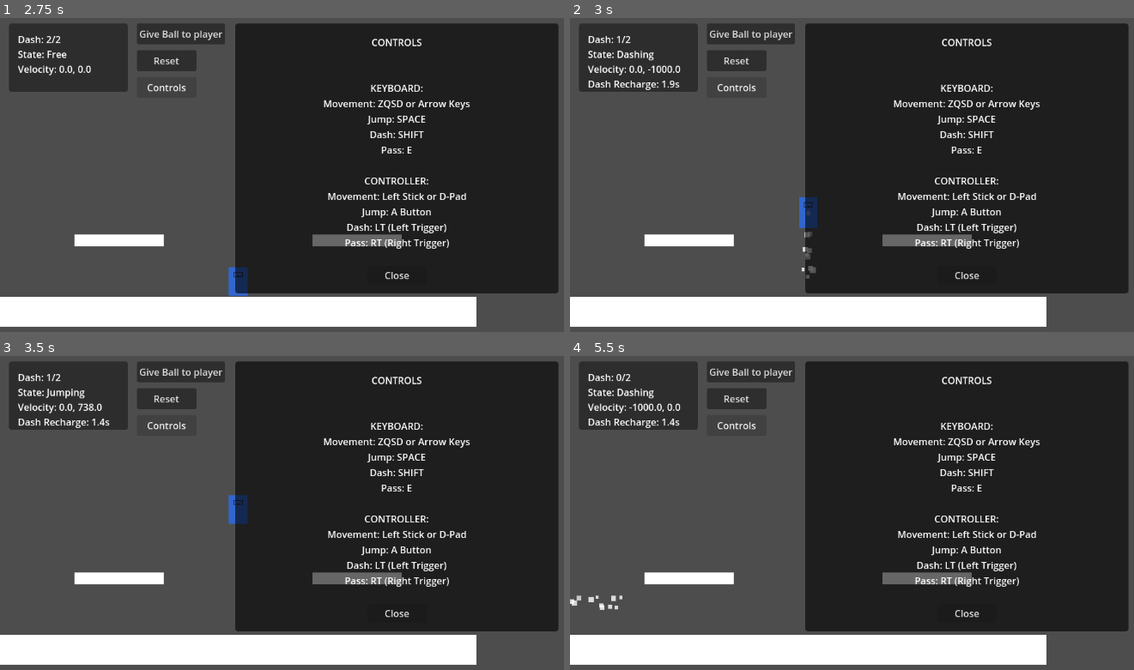
Above: before the commit, frames 1-4 (two rows, left to right).
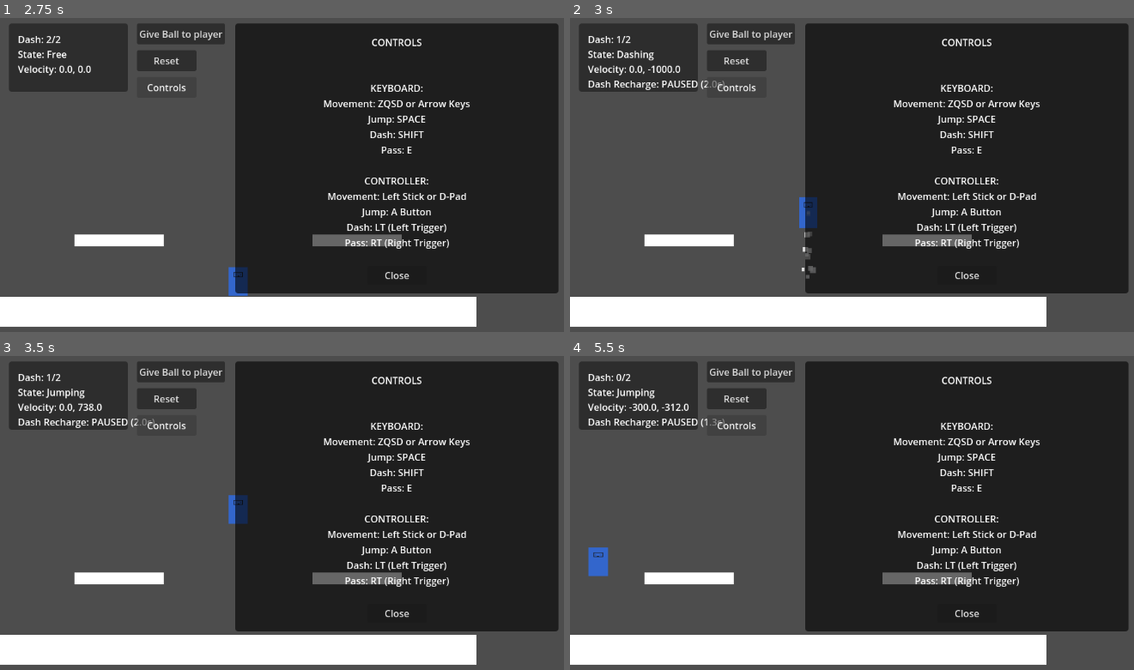
Above: after the commit, the same moments.

Repository: SinelVinesh/pixel-dunk
Game: Godot game, scene res://scenes/test/PlayerTest.tscn
Same seed, same stepped clock (60 frames per second), same inputs: the game is played once before the commit and once after it.
Inputs:
- Up to frame 1 (2.75 s): click "Give Ball to player" at 0.5 s; click "Reset" at 1.25 s; click "Controls" at 2 s
- Up to frame 2 (3 s): tap Enter at 2.75 s; hold Z (move_up) from 2.78 s (still down); tap Shift (dash) at 2.85 s
- Up to frame 3 (3.5 s): keep holding Z (move_up); tap Space (jump) at 3.02 s; tap E (pass) at 3.05 s
- Up to frame 4 (5.5 s): tap E (pass) at 3.6, 4.55, 5.1 s; tap Space (jump) at 3.77, 5.27 s; tap Shift (dash) at 3.8, 4.35, 5.3 s; release Z (move_up) at 4.28 s; hold Q (move_left) from 4.28 s (still down)

Frame 1 is identical in both runs. In frame 2, 0.1% of the frame differs, in the area x 16-28%, y 19-23%; in frame 3, 0.1%; in frame 4, 0.8%, in the area x 0-28%, y 10-81%.

Commit message:
✨ PXD-44 - Dash recharge

Diff:
--- a/entities/player/Player.gd
+++ b/entities/player/Player.gd
@@ -43,6 +43,12 @@
 @export var max_dash_count: int = 2
 ## Time in seconds to recharge one dash
 @export var dash_recharge_time: float = 2.0
+## Only recharge dashes when player is on the ground
+@export var recharge_only_on_ground: bool = true
+## Pause the dash recharge timer when dashing
+@export var pause_recharge_when_dashing: bool = true
+## Reset the dash recharge timer after a dash is used
+@export var reset_timer_after_dash: bool = true
 
 @export_group("Game")
 ## Maximum distance for passing the ball to teammates
@@ -377,8 +383,12 @@
 
 	# Start recharging if this is the first dash used
 	if dash_count == max_dash_count - 1:
+		if reset_timer_after_dash:
+			# Reset the timer to full duration
+			dash_cooldown_timer.stop()
+
+		# Start the timer (will be managed by manage_dash_cooldown)
 		dash_cooldown_timer.start()
-		###! PS: Dash cooldown timer pause state is already managed in manage_dash_cooldown() - Abdoul
 
 	# Visual and audio feedback
 	dash_particles.emitting = true  # Start particle effect
@@ -401,8 +411,6 @@
 	# Reset velocity when picking up the ball to prevent momentum carrying over
 	velocity = Vector2.ZERO
 
-	###! PS: Dash cooldown timer pause state is already managed in manage_dash_cooldown() - Abdoul
-
 	# Note: Logic to attach ball to the player would go here
 	# ball.player_picked_up(self)
 
@@ -415,8 +423,6 @@
 	var teammate = find_nearest_teammate()
 	has_ball = false
 	current_state = PlayerState.JUMPING
-
-	###! PS: Dash cooldown timer pause state is already managed in manage_dash_cooldown() - Abdoul
 
 	# Play pass sound
 	pass_sound.play()
@@ -465,20 +471,36 @@
 	var speed_factor = clamp(velocity.length() / move_speed, 0.5, 2.0)
 	animation_player.speed_scale = speed_factor
 
-# Manage the dash cooldown timer based on ball possession
+# Manage the dash cooldown timer based on player state and options
 func manage_dash_cooldown() -> void:
-	# Start the timer if it's not running and we need to recharge
-	if dash_count < max_dash_count and current_state != PlayerState.BALL_POSSESSION and !dash_cooldown_timer.is_paused() and !dash_cooldown_timer.time_left > 0:
-		dash_cooldown_timer.start()
-
-	# If player has ball, pause the timer
+	# Determine if we should pause the timer based on configuration
+	var should_pause = false
+
+	# Check if we should pause while in the air (based on ground-only setting)
+	if recharge_only_on_ground and !on_ground:
+		should_pause = true
+
+	# Check if we should pause during dashing
+	if pause_recharge_when_dashing and current_state == PlayerState.DASHING:
+		should_pause = true
+
+	# Check if we should pause while having the ball
 	if has_ball:
+		should_pause = true
+
+	# Handle timer pause/unpause based on conditions
+	if should_pause:
 		if !dash_cooldown_timer.is_paused() and dash_cooldown_timer.time_left > 0:
 			dash_cooldown_timer.set_paused(true)
 	else:
-		# If player doesn't have ball, unpause the timer
 		if dash_cooldown_timer.is_paused():
 			dash_cooldown_timer.set_paused(false)
+
+	# Start the timer if it's not running and we need to recharge
+	if dash_count < max_dash_count and !dash_cooldown_timer.is_paused() and !dash_cooldown_timer.time_left > 0:
+		# Only start the timer if we're in a valid state for recharging
+		# We don't need another ground check here since the pause logic already handles it
+		dash_cooldown_timer.start()
 
 # Called when the dash cooldown timer completes
 func _on_dash_cooldown_timer_timeout() -> void:
